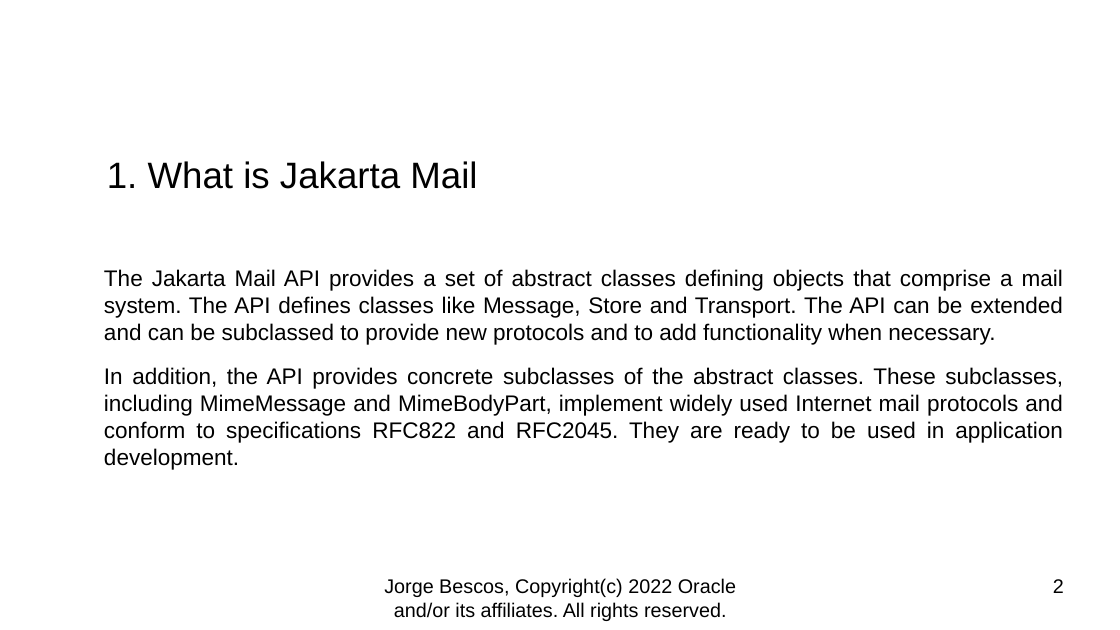
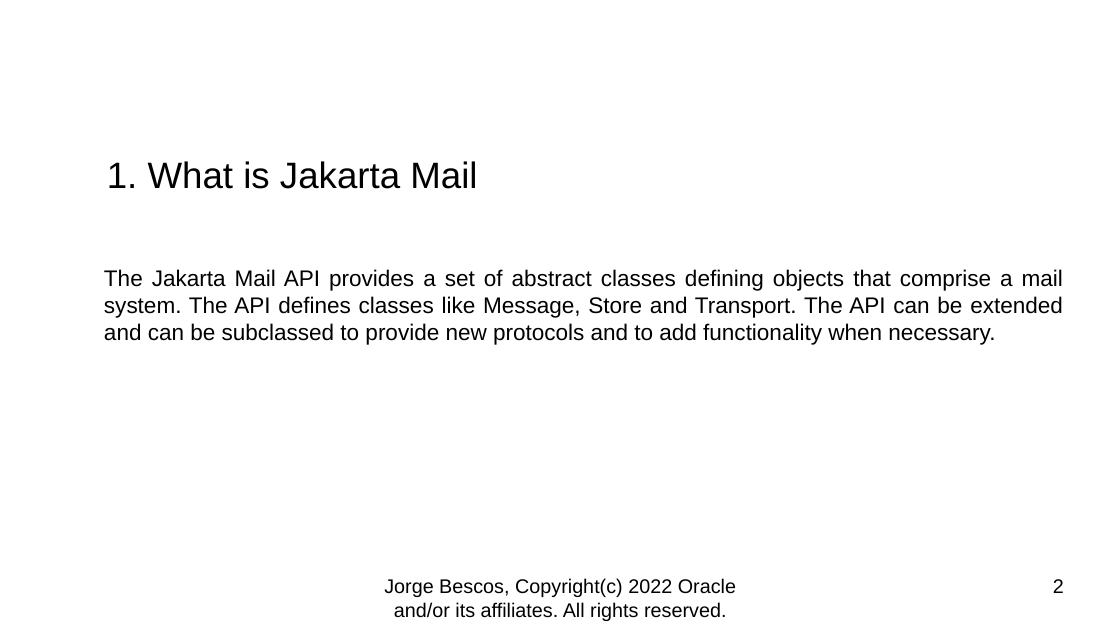
Before and after one commit to jbescos/jakartaEE10MailDemo, a slide deck: slide 2 of presentation/presentation.odp. Drawn at 1120x630 pixels with LibreOffice and Linux fonts; fonts in the diff are those of the drawing; background and template pictures are left out. Boxes give left, top, right and bottom in pixels: in the first picture for what was removed or moved away, otherwise in the second. Text is boxed around its words. In the diff, an @@ line names an element or a change of style, - is before the commit and + after.

```diff
--- a/presentation/presentation.odp
+++ b/presentation/presentation.odp
@@ text at [104, 367, 1063, 470]: paragraph removed @@
-In addition, the API provides concrete subclasses of the abstract classes. These subclasses, including MimeMessage and MimeBodyPart, implement widely used Internet mail protocols and conform to specifications RFC822 and RFC2045. They are ready to be used in application development.
```
Also in this commit, not shown: 1 other file.
